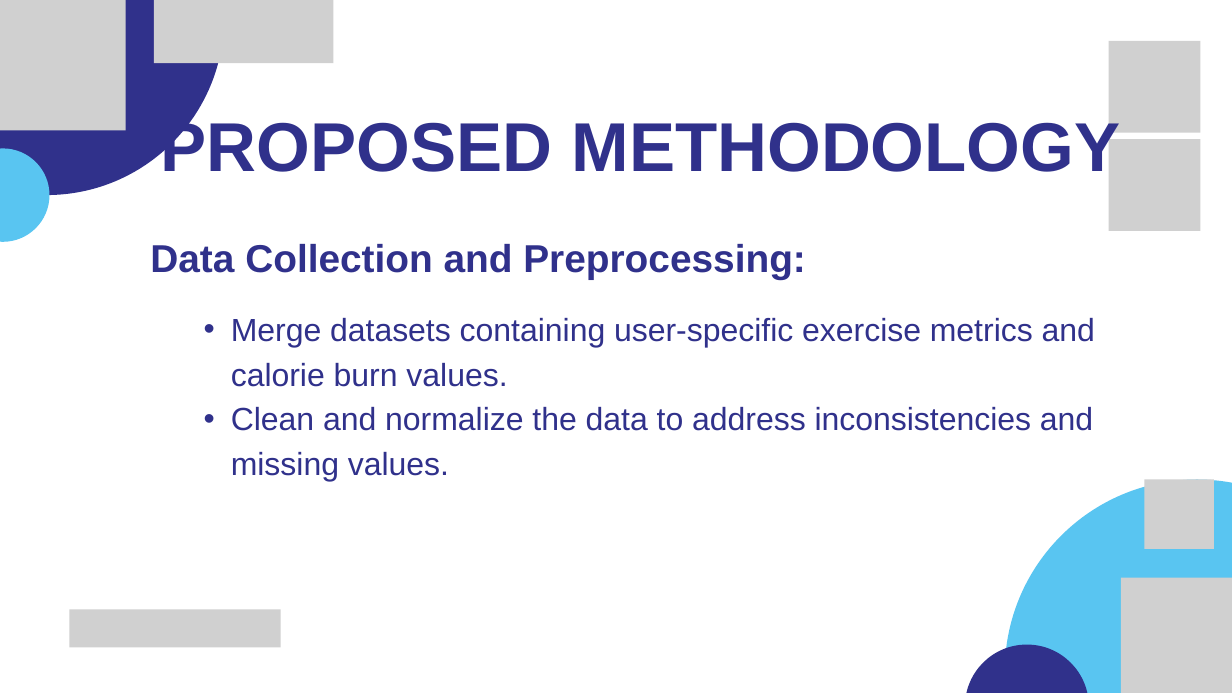
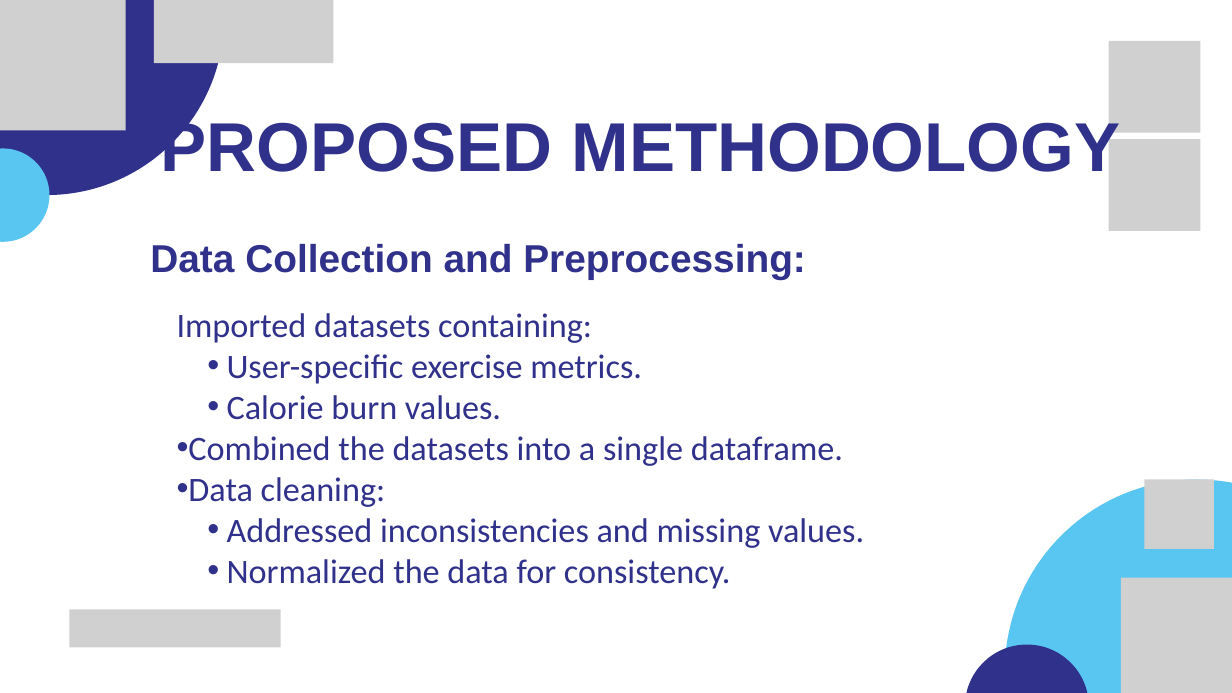
Before and after one commit to Mohamedelmahdy01/BurnMeter, a slide deck: slide 7 of BurnMeter.pptx. Drawn at 1232x693 pixels with LibreOffice and Linux fonts; fonts in the diff are those of the drawing; grey boxes stand for pictures. Boxes give left, top, right and bottom in pixels: in the first picture for what was removed or moved away, otherwise in the second. Text is boxed around its words. In the diff, an @@ line names an element or a change of style, - is before the commit and + after.

Commit message:
Correct spelling errors

```diff
--- a/BurnMeter.pptx
+++ b/BurnMeter.pptx
@@ text at [177, 313, 864, 589]: text changed; size 37.3 to 40 pt; font Arial to Calibri @@
-  • Merge datasets containing user-specific exercise metrics and calorie burn values.
-  • Clean and normalize the data to address inconsistencies and missing values.
+Imported datasets containing:
+  • User-specific exercise metrics.
+  • Calorie burn values.
+• Combined the datasets into a single dataframe.
+• Data cleaning:
+  • Addressed inconsistencies and missing values.
+  • Normalized the data for consistency.
```
Also in this commit, not shown: 13 other slides changed, 1 slide removed.
